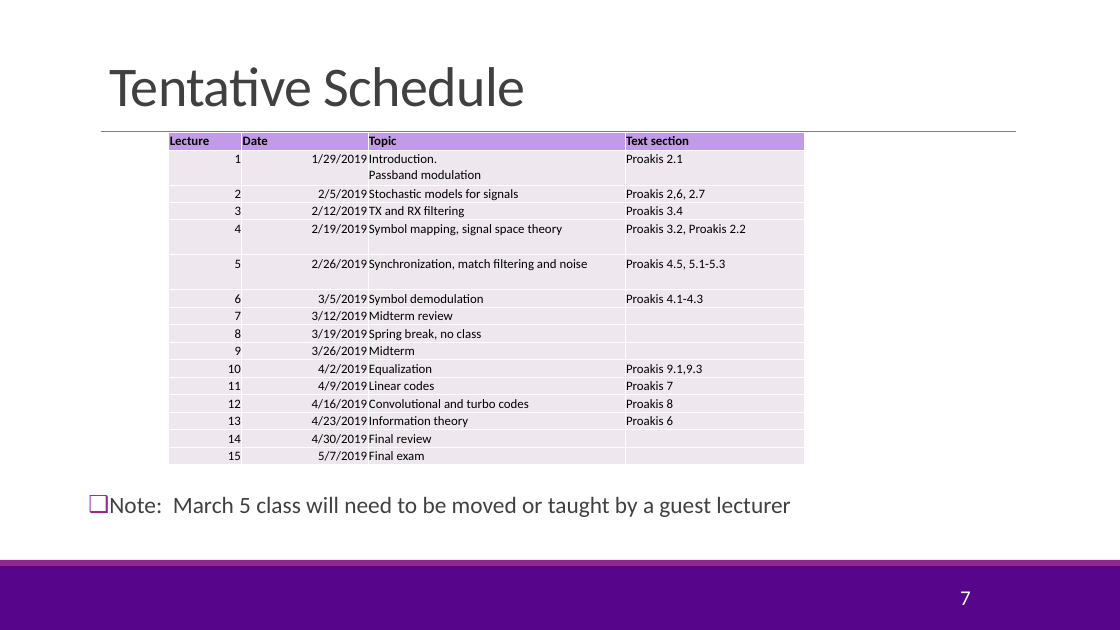
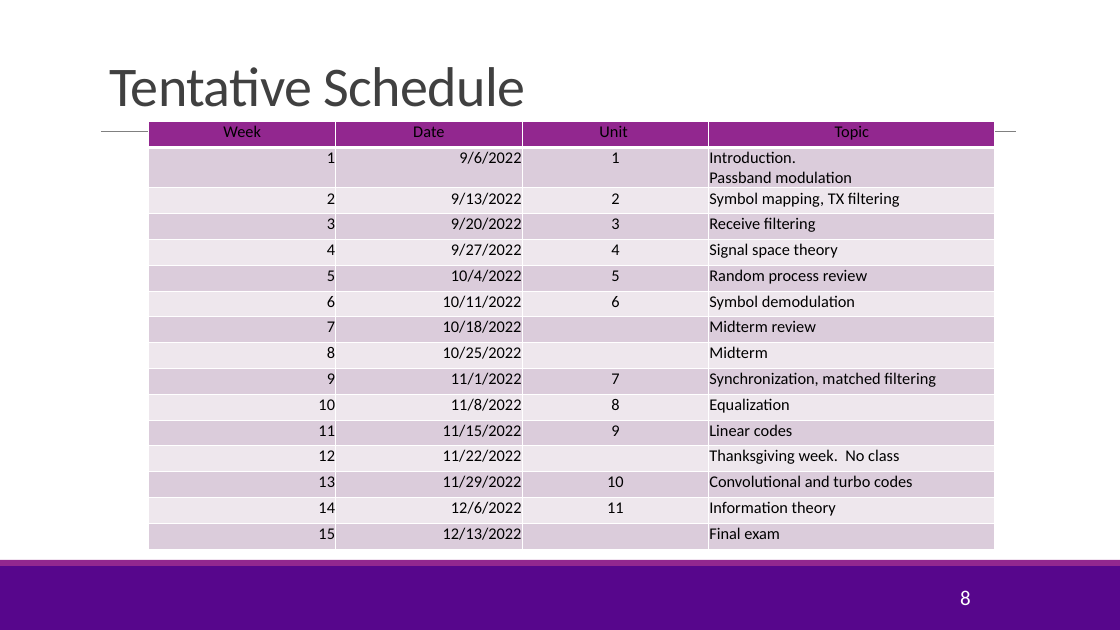
Before and after one commit to sdrangan/digitalcomm, a slide deck: slide 8 of Lectures/CourseAdmin.pptx (slide 7 before the commit). Drawn at 1120x630 pixels with LibreOffice and Linux fonts; fonts in the diff are those of the drawing; background and template pictures are left out. Boxes give left, top, right and bottom in pixels: in the first picture for what was removed or moved away, otherwise in the second. Text is boxed around its words. In the diff, an @@ line names an element or a change of style, - is before the commit and + after.

```diff
--- a/Lectures/CourseAdmin.pptx
+++ b/Lectures/CourseAdmin.pptx
@@ table added at bbox=[149, 122, 995, 549], 16 rows, 4 columns @@
+Week | Date | Unit | Topic
+1 | 9/6/2022 | 1 | Introduction. Passband modulation
+2 | 9/13/2022 | 2 | Symbol mapping, TX filtering
+3 | 9/20/2022 | 3 | Receive filtering
+4 | 9/27/2022 | 4 | Signal space theory
+5 | 10/4/2022 | 5 | Random process review
+6 | 10/11/2022 | 6 | Symbol demodulation
+7 | 10/18/2022 |  | Midterm review
+8 | 10/25/2022 |  | Midterm
+9 | 11/1/2022 | 7 | Synchronization, matched filtering
+10 | 11/8/2022 | 8 | Equalization
+11 | 11/15/2022 | 9 | Linear codes
+12 | 11/22/2022 |  | Thanksgiving week. No class
+13 | 11/29/2022 | 10 | Convolutional and turbo codes
+14 | 12/6/2022 | 11 | Information theory
+15 | 12/13/2022 |  | Final exam
@@ table removed at bbox=[169, 133, 805, 465], 16 rows, 4 columns @@
-Lecture | Date | Topic | Text section
-1 | 1/29/2019 | Introduction. Passband modulation | Proakis 2.1
-2 | 2/5/2019 | Stochastic models for signals | Proakis 2,6, 2.7
-3 | 2/12/2019 | TX and RX filtering | Proakis 3.4
-4 | 2/19/2019 | Symbol mapping, signal space theory | Proakis 3.2, Proakis 2.2
-5 | 2/26/2019 | Synchronization, match filtering and noise | Proakis 4.5, 5.1-5.3
-6 | 3/5/2019 | Symbol demodulation | Proakis 4.1-4.3
-7 | 3/12/2019 | Midterm review | 
-8 | 3/19/2019 | Spring break, no class | 
-9 | 3/26/2019 | Midterm | 
-10 | 4/2/2019 | Equalization | Proakis 9.1,9.3
-11 | 4/9/2019 | Linear codes | Proakis 7
-12 | 4/16/2019 | Convolutional and turbo codes | Proakis 8
-13 | 4/23/2019 | Information theory | Proakis 6
-14 | 4/30/2019 | Final review | 
-15 | 5/7/2019 | Final exam | 
@@ text removed at bbox=[109, 497, 791, 517] @@
-❑ Note: March 5 class will need to be moved or taught by a guest lecturer
@@ page number at bbox=[960, 590, 971, 605]: text changed @@
-7
+8
```
Also in this commit, not shown: 8 other slides changed, 3 slides added, 1 slide removed, 4 other files.
